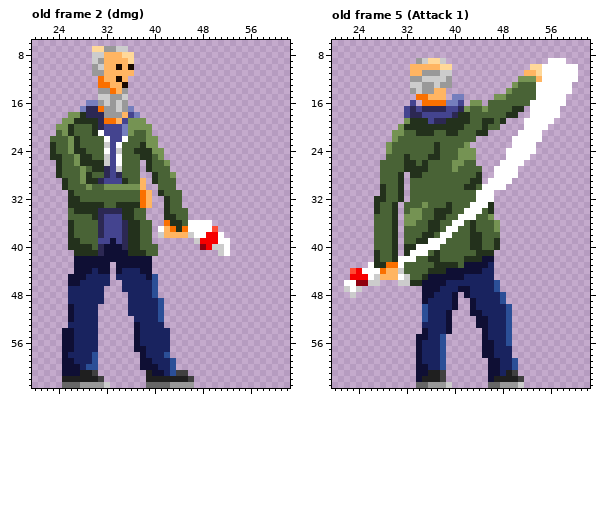
One commit to this pixel-art file: Characters/Brek/brek_ingame.aseprite. This is how it looked before the edit.
64x64 pixels, 7 frames. Colours within 5 levels of each other are drawn and written as one. Shown: old frame 2 (dmg): x 20..62, y 6..63; old frame 5 (Attack 1): x 20..62, y 6..63. The commit also changed other frames, which this record leaves out.
Once edited:
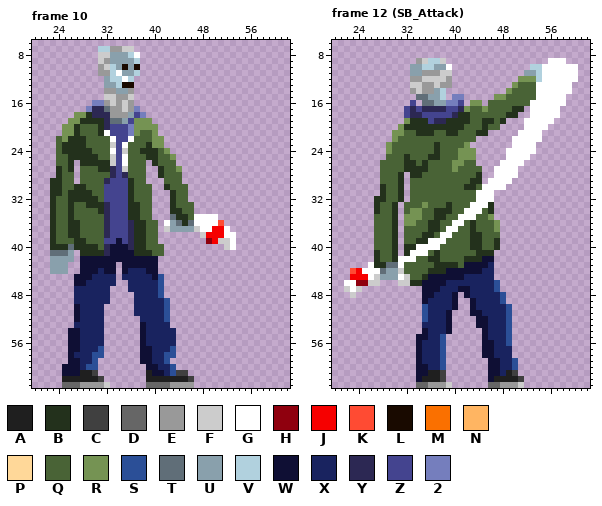
Palette (. is transparent): A #1f1f1f  B #23311c  C #404040  D #666666  E #999999  F #cccccc  G #ffffff  H #8f000e  J #f60000  K #ff4b33  L #190a00  M #fa7000  N #ffb562  P #ffd899  Q #496336  R #759353  S #2b4f97  T #606e78  U #89a0ac  V #b1d1de  W #0f0f34  X #19235f  Y #2c2853  Z #44448f  2 #757ebd
A new or re-ordered frame is compared with the old frame closest to it.
Difference:
frames 7 -> 12
Frame 10 is new; against old frame 2 (dmg), layer "Brek":
y 7: x 30..32 PPE -> .VV; x 34 F -> E; x 36 . -> F
y 8: x 30 F -> .; x 32..37 NNNPP. -> FUUUVG
y 9: x 30..37 FENNNNP. -> .FEUUUUV
y 10: x 30..37 EFNNLNL. -> .EFVULUL
y 11: x 30 E -> .; x 32..37 NNNNN. -> EVGUUV
y 12: x 31..36 MNNLN. -> .UVVGV
y 13: x 31..34 MMNN -> .UUV; x 36 . -> L
y 14: x 31 E -> .; x 33..36 MNE. -> EUUE
y 15: x 31 F -> .; x 33 E -> F; x 35..36 F. -> EF
y 16: x 29 2 -> .; x 31..36 EFEFE. -> 2EFEFE
y 17: x 28..29 2Y -> .2; x 31..32 ME -> YT; x 34..37 FE2. -> EFE2
y 18: x 26 R -> .; x 28..29 BY -> RB; x 32 E -> Y; x 35..38 NZ2. -> EUZ2
y 19: x 25 R -> .; x 27 B -> R; x 31..36 YMMNZR -> BYTTUZ; x 39 . -> R
y 20: x 24 R -> .; x 26..27 BQ -> RB; x 30..32 BYZ -> QBY; x 35..36 2R -> Z2; x 40 . -> R
y 21: x 24 Q -> .; x 26..27 BQ -> RB; x 30..32 BGZ -> QBG; x 35..37 2RQ -> Z2R; x 39..40 R. -> QR
y 22: x 23 Q -> .; x 25..26 QR -> RB; x 28 Q -> B; x 32..33 GZ -> QG; x 35..36 GQ -> ZG; x 39 R -> Q; x 41 . -> R
y 23: x 23 B -> .; x 25..26 QR -> BB; x 28 Q -> B; x 32..35 FZGQ -> QFZG; x 38..39 BR -> QB; x 41 . -> R
y 24: x 23 B -> .; x 25..26 QR -> BB; x 29 Q -> B; x 32..35 GZFQ -> QGZF; x 37 B -> Q; x 40..42 RR. -> BQR
y 25: x 23..24 BB -> .Q; x 26..27 QR -> BB; x 30 Q -> B; x 32..35 FZGQ -> QFZG; x 38 B -> Q; x 40..43 QR.. -> BQQR
y 26: x 24 B -> Q; x 26..27 QR -> B.; x 32..35 FZGQ -> BFZG; x 38..40 .BQ -> Q.B; x 42..43 R. -> QQ
y 27: x 26..28 QQR -> B.Q; x 30 B -> Q; x 32..35 YZFQ -> BYZF; x 38..41 .BQQ -> Q..B; x 43..44 .. -> QR
y 28: x 27..29 QRB -> .QQ; x 32..35 YZYQ -> QYZY; x 38 . -> Q; x 40..41 BQ -> .B; x 43..44 R. -> QQ
y 29: x 23..25 ..B -> BBQ; x 27..32 QRBBYZ -> .QQQQY; x 35..36 BQ -> ZB; x 38 N -> Q; x 40..41 BQ -> ..; x 44 . -> Q
y 30: x 23..25 ..B -> BBQ; x 27..29 QQR -> BBQ; x 32..39 RRRRRRN. -> ZZZZBQQQ; x 41..42 QQ -> .B; x 44..45 .. -> QQ
y 31: x 23..25 ... -> BBQ; x 27..29 QQQ -> BBB; x 32..36 QQQQQ -> ZZZZB; x 38..39 MN -> QQ; x 41..43 BQQ -> ..B; x 45 . -> Q
y 32: x 23..25 ... -> BQQ; x 28..30 QQQ -> BBB; x 32..36 QQQQQ -> ZZZZB; x 38..39 MN -> QQ; x 42..43 BQ -> .B; x 45 . -> Q
y 33: x 23..25 ... -> BQQ; x 27..28 BB -> QQ; x 32..35 QQBB -> YZZZ; x 38..39 MN -> QQ; x 42..43 BQ -> .B; x 45..46 .. -> QQ
y 34: x 23..31 ...QBBBBY -> BQQBQQQQB; x 33..35 YYB -> ZZZ; x 37 Q -> B; x 39 . -> Q; x 42..44 BQQ -> .BB; x 46 . -> Q
y 35: x 23..26 ...Q -> BQQB; x 30..32 BYZ -> QQY; x 35 B -> Z; x 37 Q -> B; x 39 . -> Q; x 42..50 BBQQ..... -> .TBBQGGGG
y 36: x 23..25 ... -> BQQ; x 27 Q -> B; x 31..32 YZ -> QY; x 35..36 YB -> ZY; x 38 Q -> B; x 40 . -> Q; x 42..46 MBBQG -> GUTBT; x 50..51 .. -> GK
y 37: x 23..25 ... -> BQQ; x 27 Q -> B; x 31..32 YZ -> QY; x 35..36 YB -> ZY; x 38 Q -> B; x 40..47 .GNMBMGG -> Q.FUUUUF; x 50..52 K.. -> JJG
y 38: x 23..25 ... -> BQQ; x 27 Q -> B; x 31..32 YZ -> QY; x 35..36 YB -> ZY; x 38 Q -> B; x 40..48 .FNNNNFGG -> Q.......F; x 51..53 G.. -> JGG
y 39: x 23..26 ...B -> BQQQ; x 28 Q -> B; x 31 Z -> Q; x 33..36 WZYB -> ZWZY; x 38 Q -> B; x 40 . -> Q; x 47..49 FJJ -> ..H; x 51..53 GG. -> FFG
y 40: x 23..26 ...B -> BBBT; x 30..32 QYW -> BQY; x 35..36 YB -> WY; x 38 Q -> B; x 41 . -> Q; x 48..53 HJFFG. -> ....FG
y 41: x 23..27 ....B -> TTTU.; x 31..32 YW -> BY; x 36 B -> W; x 39 Q -> B; x 41 . -> Q; x 51..52 FG -> ..
y 42: x 23..27 ....W -> UUUU.; x 40 . -> W
y 43: x 23..25 ... -> UUU; x 27 W -> .; x 33..34 .W -> W.; x 40 . -> W
y 44: x 23..25 ... -> UUU; x 27 W -> .; x 30..31 XW -> WX; x 33..35 .WX -> W.W; x 38 W -> X; x 40 . -> W
y 45: x 26 W -> .; x 29 X -> W; x 33..34 .X -> X.; x 39..41 WS. -> XWS
y 46: x 26 W -> .; x 28 X -> W; x 33 . -> X; x 35 X -> .; x 40..41 S. -> XS
y 47: x 26 X -> .; x 32 . -> X; x 35 X -> .; x 40..41 S. -> XS
y 48: x 26 X -> .; x 32 . -> X; x 36 X -> .; x 40..41 S. -> XS
y 49: x 26 X -> .; x 32 . -> X; x 36 X -> .; x 41..42 S. -> XS
y 50..51: x 26..27 WX -> .W; x 31 . -> X; x 36 X -> .; x 41..42 S. -> XS
y 52: x 26..27 WX -> .W; x 31 . -> X; x 37 X -> .; x 41..42 S. -> XS
y 53: x 26 X -> .; x 31 . -> X; x 37..38 WX -> .W; x 42 . -> X
y 54..56: x 25 W -> .; x 27 X -> W; x 31 . -> X; x 37..38 WX -> .W; x 43 . -> X
y 57: x 25 W -> .; x 27 X -> W; x 31 . -> S; x 37 W -> .; x 39 X -> W; x 43 . -> S
y 58: x 25..26 WX -> .W; x 31 . -> S; x 39 X -> W; x 43 . -> S
y 59: x 25 W -> .; x 27 X -> W; x 42..43 XS -> S.
y 60: x 38 W -> .
Frame 12 (SB_Attack) is new; against old frame 5 (Attack 1), layer "Brek":
y 9: x 36..37 PP -> VV
y 10: x 33..39 NNNNNPP -> UUVVUUG; x 53..54 PP -> VV
y 11: x 33..34 NN -> UU; x 52..54 NNP -> UUV
y 12: x 54 N -> V
y 14: x 37..38 NN -> UV
y 15: x 34..38 MMNNN -> TTUUV
y 16: x 35..38 MMMM -> TTUU
y 43: x 29..30 MM -> TT
y 44: x 28..30 MNN -> TUU
y 45: x 28..30 NNN -> UUU
Changed places in both pictures, as pixel boxes (x1, y1, x2, y2):
changed: (50, 46, 236, 370)
changed: (410, 58, 452, 106)
changed: (524, 64, 542, 82)
changed: (380, 262, 398, 280)
